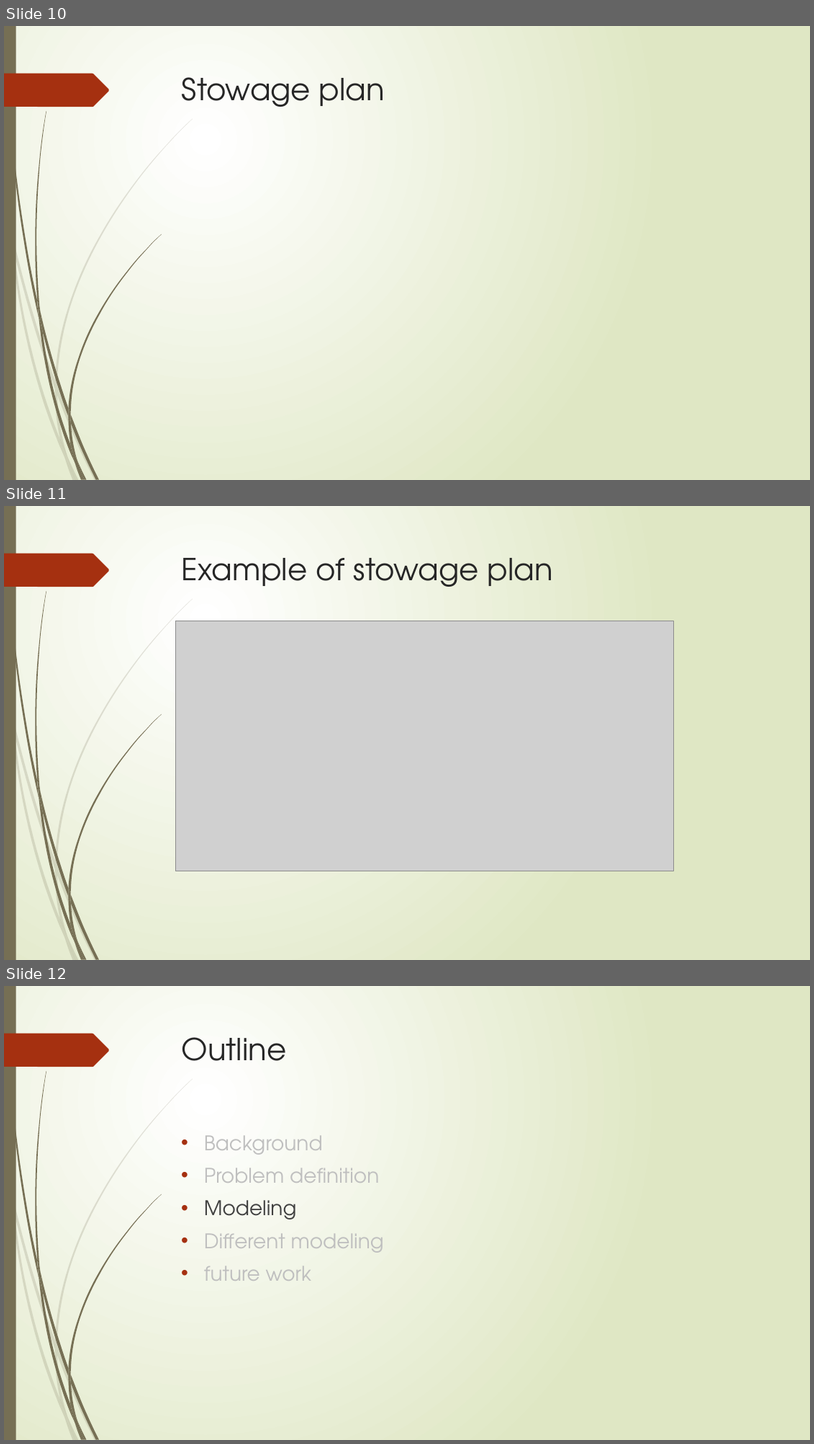
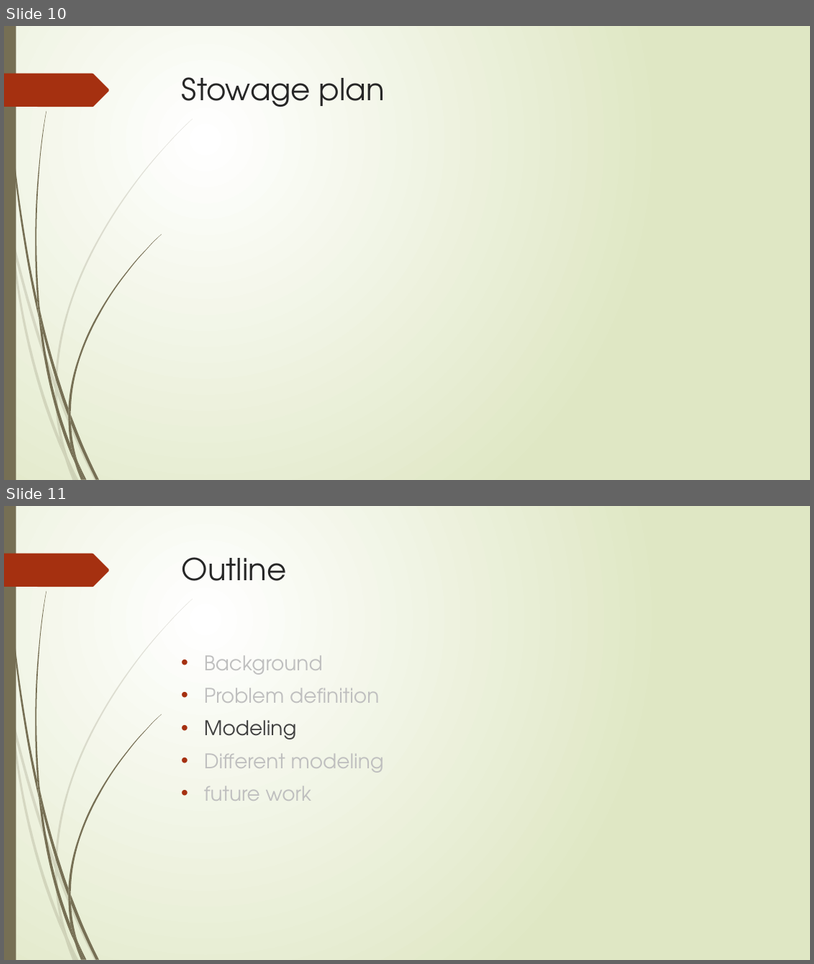
Before and after one commit to r-kurosu/kline_new, a slide deck: 竹田_修論発表.pptx. Shown one above the other, each under a label of ours: slides 10, 11 and 12 before the commit, slides 10 and 11 after it. The pictures are 814x1444 and 814x964 pixels, drawn with LibreOffice and Linux fonts; fonts in the diff are those of the drawing; grey boxes stand for pictures. Boxes give left, top, right and bottom in pixels: in the first picture for what was removed or moved away, otherwise in the second. Text is boxed around its words. In the diff, an @@ line names an element or a change of style, - is before the commit and + after.

```diff
--- a/竹田_修論発表.pptx
+++ b/竹田_修論発表.pptx
@@ slide 11 removed at [4, 506, 810, 960], background gradient #FFFFFF to #DFE8C4; not listed: 24 template elements that a slide beside it also shows @@
@@ title removed at [182, 558, 553, 587] @@
-Example of stowage plan
@@ picture removed at [176, 620, 674, 870] @@
@@ what was slide 12 is now slide 11 @@
```
Also in this commit, not shown: 5 slides changed, 1 other slide removed.
